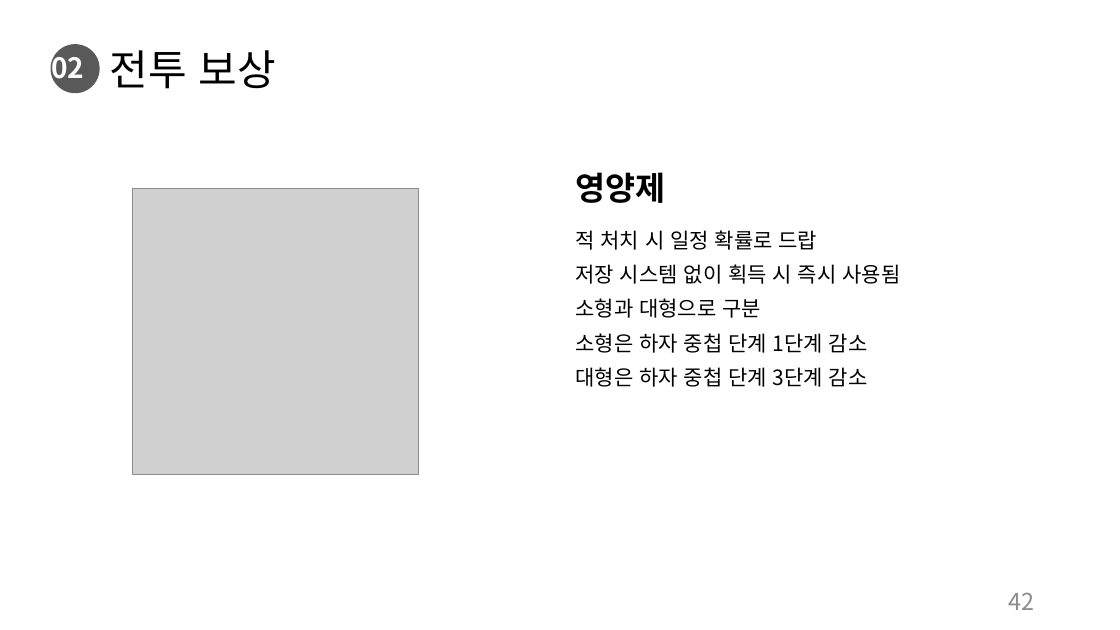
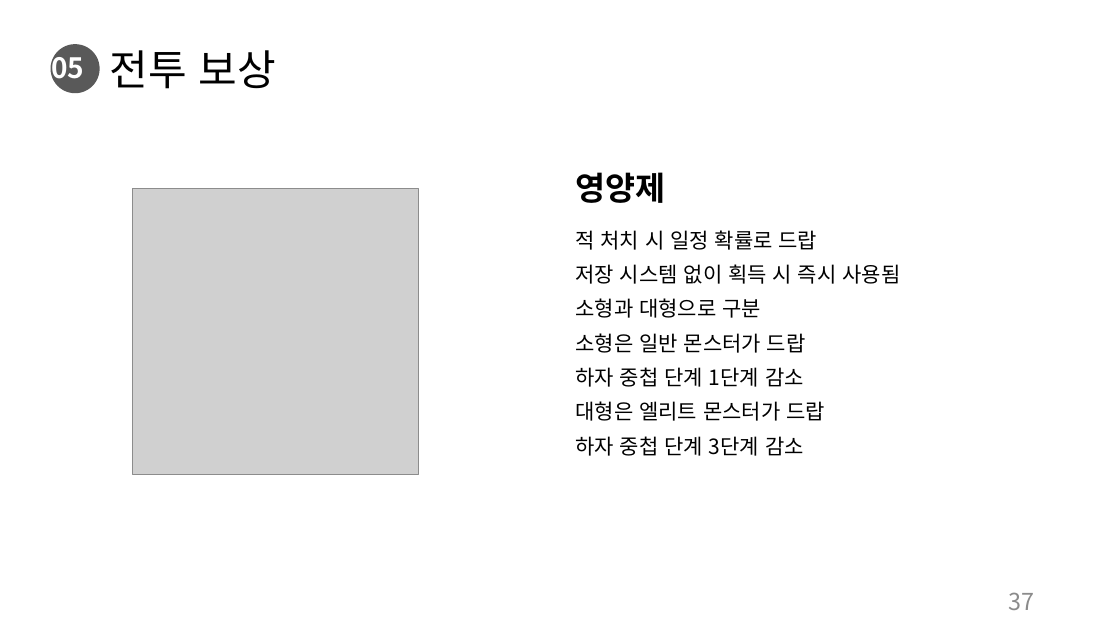
Before and after one commit to charobe/HDB, a slide deck: slide 37 of 조영욱/하자 드 바이오.pptx (slide 42 before the commit). Drawn at 1120x630 pixels with LibreOffice and Linux fonts; fonts in the diff are those of the drawing; grey boxes stand for pictures. Boxes give left, top, right and bottom in pixels: in the first picture for what was removed or moved away, otherwise in the second. Text is boxed around its words. In the diff, an @@ line names an element or a change of style, - is before the commit and + after.

```diff
--- a/조영욱/하자 드 바이오.pptx
+++ b/조영욱/하자 드 바이오.pptx
@@ text at bbox=[51, 50, 84, 86]: text changed @@
-02
+05
@@ text at bbox=[575, 333, 825, 456]: text changed @@
-소형은 하자 중첩 단계 1단계 감소
-대형은 하자 중첩 단계 3단계 감소
+소형은 일반 몬스터가 드랍
+하자 중첩 단계 1단계 감소
+대형은 엘리트 몬스터가 드랍
+하자 중첩 단계 3단계 감소
@@ page number at bbox=[1009, 592, 1035, 610]: text changed @@
-42
+37
```
Also in this commit, not shown: 32 other slides changed, 2 slides added, 1 slide removed, 1 other file.
